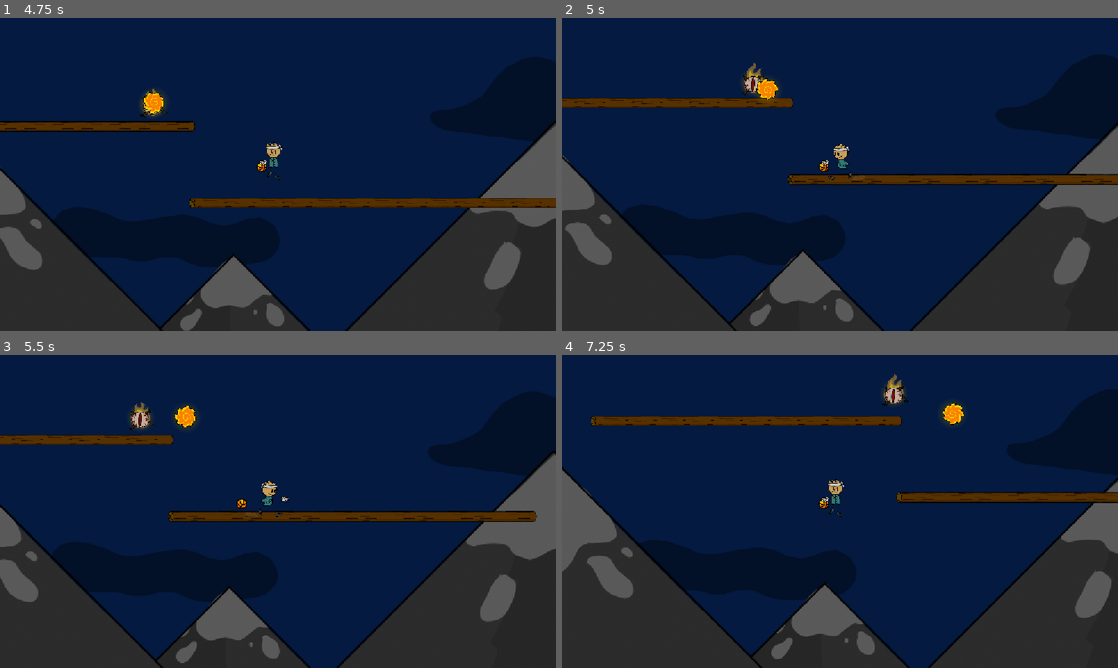
Above: before the commit, frames 1-4 (two rows, left to right).
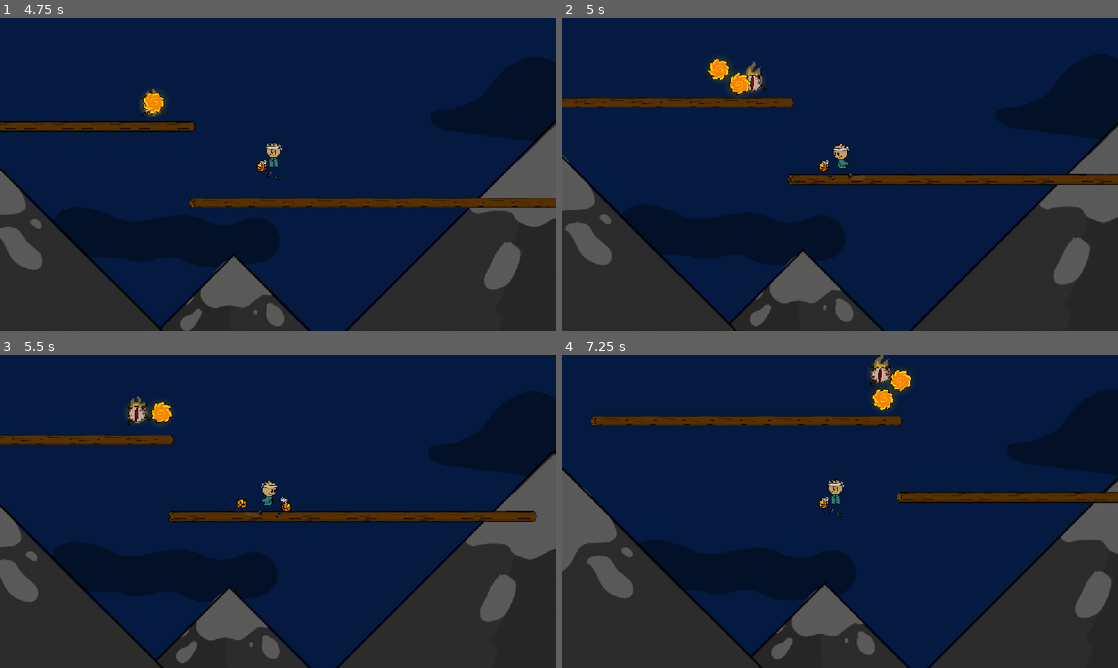
Above: after the commit, the same moments.

Repository: The-Domm/Balls-of-death
Game: Godot game, scene res://game.tscn
Two runs of this game, one before a commit and one after it. Both use one fixed random seed, a clock stepped at 60 frames per second and the inputs below.
Inputs (mouse positions are in pixels of both pictures, inside the frame that each line leads up to):
- Up to frame 1 (4.75 s): move the mouse to (400, 158) at 0.52 s; hold D (move_right) 0.53-2.03 s; click (400, 158) at 0.67 s; tap Space (jump) at 0.77, 1.52, 3.02, 3.77, 4.52 s; move the mouse to (166, 190) at 1.27 s; move the mouse to (333, 105) at 2.02 s; hold A (move_left) 2.03-2.78 s; move the mouse to (250, 237) at 2.77 s; hold D (move_right) 2.78-4.28 s; click (250, 237) at 2.92 s; move the mouse to (444, 221) at 3.52 s; move the mouse to (111, 127) at 4.27 s; hold A (move_left) from 4.28 s (still down)
- Up to frame 2 (5 s): keep holding A (move_left)
- Up to frame 3 (5.5 s): move the mouse to (305, 511) at 5.02 s; release A (move_left) at 5.03 s; hold D (move_right) from 5.03 s (still down); click (305, 511) at 5.17 s
- Up to frame 4 (7.25 s): move the mouse to (756, 433) at 5.77 s; release D (move_right) at 5.78 s; hold A (move_left) from 5.78 s (still down); tap Space (jump) at 6.02, 6.77 s; move the mouse to (962, 495) at 6.52 s

Frame 1 is identical in both runs. In frame 2, 0.8% of the frame differs, in the area x 26-39%, y 12-27%; in frame 3, 0.8%; in frame 4, 1.0%, in the area x 55-73%, y 0-23%.

Commit message:
multiple balls
now it is possible for anyone to throw multiple balls

Diff:
--- a/ball_bearer.gd
+++ b/ball_bearer.gd
@@ -1,7 +1,8 @@
 class_name BallBearer
 extends CharacterBody2D
 
-var ball_var :=BallValues.new(2000,self,1,1.1,null)
-
+@onready var ball_var :=BallValues.new(2000,self,1,1.1,null)
+@onready var max_thrown = 2
+@onready var thrown=0
 func throw():
 	pass
--- a/basketball.gd
+++ b/basketball.gd
@@ -22,14 +22,15 @@
 		var obj = collision.get_collider()
 		if "health" in obj:
 			obj.health-=1
-			ball_var.ball_owner.thrown = false
+			if(ball_var.ball_owner != null):
+				ball_var.ball_owner.thrown -= 1
 			queue_free()
 		velocity=(velocity*ball_var.bounciness).bounce(collision.get_normal())
 		bounce_var+=1
 	rotation+=PI/1000*velocity.length()
 	if (bounce_var> ball_var.max_bounce || position.y > 300):
 		if(ball_var.ball_owner != null):
-			ball_var.ball_owner.thrown = false
+			ball_var.ball_owner.thrown -= 1
 		free()
 
 
--- a/enemy.gd
+++ b/enemy.gd
@@ -6,7 +6,6 @@
 @onready var collision_shape_2d: CollisionShape2D = $CollisionShape2D
 @onready var bounds := Rect2(position-Vector2(500,500),Vector2(1000,1000))
 @onready var half_size := Vector2(collision_shape_2d.shape.radius, collision_shape_2d.shape.height / 2.0)*collision_shape_2d.scale
-var thrown: bool = false
 var fireballtexture: Texture2D = preload("res://assets/sprites/fireball.png")
 const my_balls:PackedScene = preload("res://basketball.tscn")
 
@@ -60,11 +59,11 @@
 	if bounced:
 		var max_angle := PI/3
 		velocity = velocity.rotated(randf_range(-max_angle, max_angle))
-	if !thrown:
+	if thrown<max_thrown:
 		var posDif = get_parent().get_node("player").position - position
 		if (posDif).length() < 1000:
 			var ball = my_balls.instantiate()
 			ball.setup(ball_var)
 			get_tree().current_scene.add_child(ball)
 			ball._throw(randf_range(0.1, 0.5), posDif.angle())
-			thrown = true
+			thrown += 1
--- a/player.gd
+++ b/player.gd
@@ -28,7 +28,6 @@
 @onready var kezhitbox: CollisionShape2D = $Kezhitbox
 @onready var feny: PointLight2D = $Feny
 var startPos = 0
-var thrown: bool = false
 var dimming=0
 var no_boss:bool = true
 
@@ -45,7 +44,7 @@
 var direction : float
 func _physics_process(delta: float) -> void:
 	direction = Input.get_axis("move_left", "move_right")
-	if !thrown:
+	if thrown<max_thrown:
 		var dir:float
 		if Input.is_mouse_button_pressed(1):
 			if !pressed:
@@ -64,7 +63,7 @@
 			var ball = basket_balls.instantiate()
 			ball.setup(ball_var)
 			get_tree().current_scene.add_child(ball)
-			thrown = true
+			thrown += 1
 			ball._throw(force.force, force.angle,Vector2(dir*36, -50))
 	# Add the gravity.
 	if not is_on_floor():
@@ -149,7 +148,7 @@
 		else:
 			kez.play("jump")
 	else:
-		if thrown:
+		if thrown>=max_thrown:
 			kez.play("empty")
 		else:
 			kez.play("idle")
